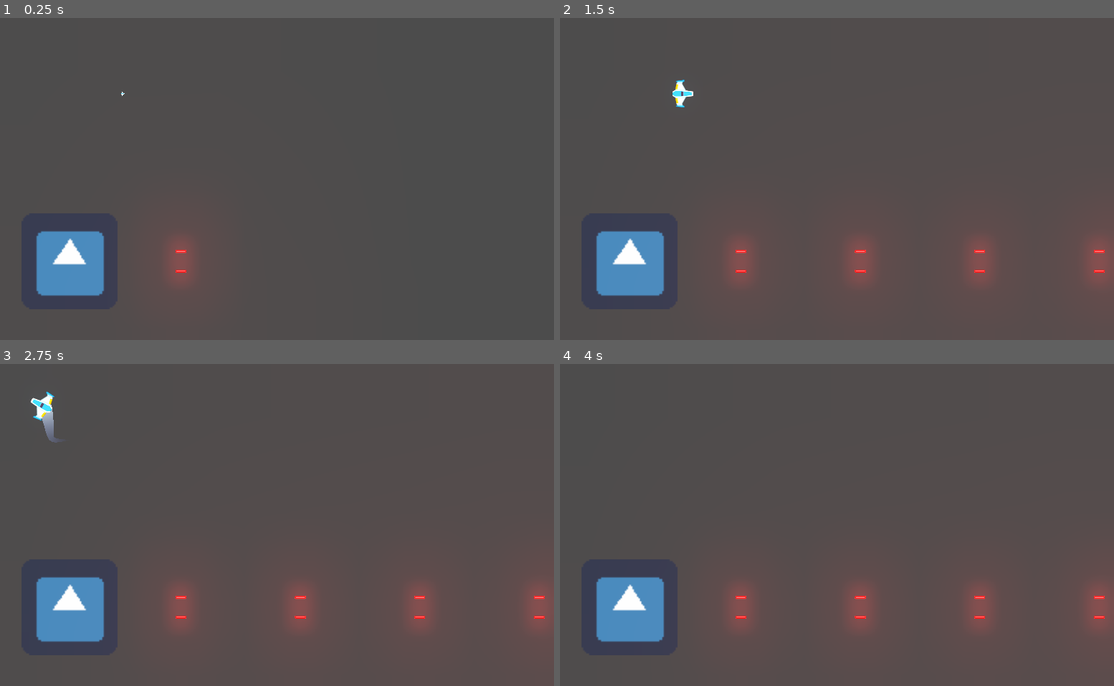
Above: before the commit, frames 1-4 (two rows, left to right).
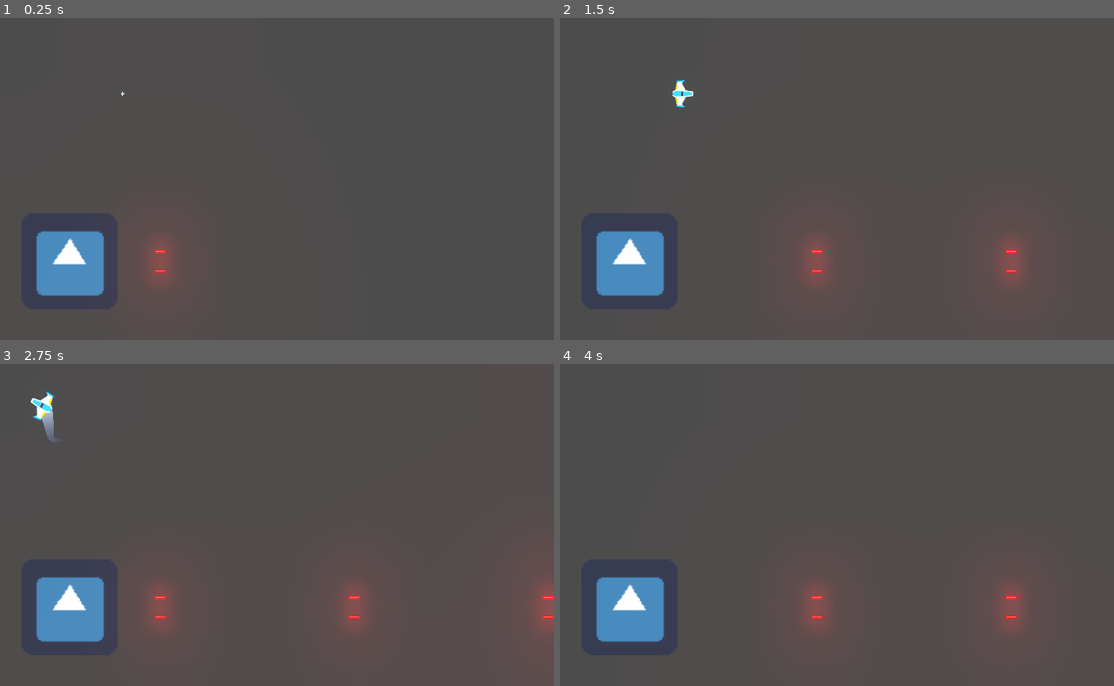
Above: after the commit, the same moments.

Repository: Heldful/Meteoritos-Juego
Game: Godot game, scene res://Juego/Niveles/NivelTest.tscn
The game is run twice, just before and just after one commit, with the same random seed, the same clock (stepped at 60 frames per second) and the same inputs. The engine's default icon, where the game draws it, is replaced by a stand-in: a white triangle on a blue panel in a dark square.
Inputs (mouse positions are in pixels of both pictures, inside the frame that each line leads up to):
- Up to frame 1 (0.25 s): no input
- Up to frame 2 (1.5 s): move the mouse to (953, 162) at 0.52 s; hold W (mover_adelante) 0.53-1.28 s; hold Ctrl (disparoPrincipal) 0.53-1.28 s; move the mouse to (715, 195) at 1.27 s; hold S (mover_atras) from 1.28 s (still down); click (715, 195) at 1.35 s
- Up to frame 3 (2.75 s): move the mouse to (326, 454) at 2.02 s; release S (mover_atras) at 2.03 s; hold W (mover_adelante) from 2.03 s (still down); hold A (girar_antihorario) from 2.03 s (still down)
- Up to frame 4 (4 s): move the mouse to (798, 589) at 2.77 s; release A (girar_antihorario) at 2.78 s; tap D (girar_horario) at 2.85 s; move the mouse to (997, 573) at 3.52 s; release W (mover_adelante) at 3.53 s; hold S (mover_atras) from 3.53 s (still down); hold Ctrl (disparoPrincipal) from 3.53 s (still down)

The runs differ from the first frame. In frame 1, 0.6% of the frame differs, in the area x 27-35%, y 69-82%; in frame 2, 3.6%, in the area x 29-100%, y 67-85%; in frame 3, 2.4%; in frame 4, 3.6%.

Commit message:
Agregado escudo

Diff:
--- a/Juego/Enemigos/EnemigoDummy.tscn
+++ b/Juego/Enemigos/EnemigoDummy.tscn
@@ -27,6 +27,8 @@
 
 [node name="Canion" parent="." instance=ExtResource( 4 )]
 proyectil = ExtResource( 5 )
+cadenciaDisparo = 0.5
+velocidadProyectil = 1300
 
 [node name="PuntoIzquierdo" parent="Canion" index="0"]
 position = Vector2( 0, -33 )
--- /dev/null
+++ b/Juego/Ships/Player/Escudo/Escudo.gd
@@ -0,0 +1,45 @@
+class_name Escudo
+extends Area2D
+
+
+export var energia:float = 8.0
+export var radioDesgaste:float = -1.6
+
+var estaActivado:bool = false setget ,getEstaActivado
+
+onready var colisionador: CollisionShape2D = $CollisionShape2D
+onready var animacion: AnimationPlayer = $AnimationPlayer
+
+
+func _ready() -> void:
+	set_process(false)
+	colisionador.set_deferred("disabled", true)
+
+func _process(delta: float) -> void:
+	energia += radioDesgaste * delta
+	if energia <= 0.0:
+		desactivar()
+
+func getEstaActivado() -> bool:
+	return estaActivado
+
+func activar() -> void:
+	if energia <= 0.0:
+		return
+
+	colisionador.set_deferred("disabled", false)
+	estaActivado = true
+	animacion.play("activandose")
+
+
+func desactivar() -> void:
+	colisionador.set_deferred("disabled", true)
+	estaActivado = false
+	set_process(false)
+	animacion.play_backwards("activandose")
+
+
+func _on_AnimationPlayer_animation_finished(anim_name: String) -> void:
+	if anim_name == "activandose" and estaActivado:
+		animacion.play("activado")
+		set_process((true))
--- /dev/null
+++ b/Juego/Ships/Player/Escudo/Escudo.tscn
@@ -0,0 +1,193 @@
+[gd_scene load_steps=10 format=2]
+
+[ext_resource path="res://Juego/Ships/Player/Escudo/escudo3.png" type="Texture" id=1]
+[ext_resource path="res://Juego/Ships/Player/Escudo/EscudoSFX.ogg" type="AudioStream" id=2]
+[ext_resource path="res://Juego/Ships/Player/Escudo/escudo1.png" type="Texture" id=3]
+[ext_resource path="res://Juego/Ships/Player/Escudo/escudo2.png" type="Texture" id=4]
+[ext_resource path="res://Juego/Ships/Player/Escudo/Escudo.gd" type="Script" id=5]
+
+[sub_resource type="CircleShape2D" id=1]
+
+[sub_resource type="Animation" id=2]
+resource_name = "activado"
+loop = true
+tracks/0/type = "value"
+tracks/0/path = NodePath("SpriteCompleto:visible")
+tracks/0/interp = 1
+tracks/0/loop_wrap = true
+tracks/0/imported = false
+tracks/0/enabled = true
+tracks/0/keys = {
+"times": PoolRealArray( 0 ),
+"transitions": PoolRealArray( 1 ),
+"update": 1,
+"values": [ true ]
+}
+tracks/1/type = "value"
+tracks/1/path = NodePath("SpriteCompleto:scale")
+tracks/1/interp = 1
+tracks/1/loop_wrap = true
+tracks/1/imported = false
+tracks/1/enabled = true
+tracks/1/keys = {
+"times": PoolRealArray( 0.3, 0.9 ),
+"transitions": PoolRealArray( 1, 1 ),
+"update": 0,
+"values": [ Vector2( 0.9, 0.9 ), Vector2( 1, 1 ) ]
+}
+tracks/2/type = "audio"
+tracks/2/path = NodePath("AudioStreamPlayer")
+tracks/2/interp = 1
+tracks/2/loop_wrap = true
+tracks/2/imported = false
+tracks/2/enabled = true
+tracks/2/keys = {
+"clips": [ {
+"end_offset": 0.326128,
+"start_offset": 0.0,
+"stream": ExtResource( 2 )
+} ],
+"times": PoolRealArray( 0.3 )
+}
+
+[sub_resource type="Animation" id=3]
+resource_name = "activandose"
+length = 0.5
+step = 0.05
+tracks/0/type = "value"
+tracks/0/path = NodePath("SpriteAbriendo1:scale")
+tracks/0/interp = 1
+tracks/0/loop_wrap = true
+tracks/0/imported = false
+tracks/0/enabled = true
+tracks/0/keys = {
+"times": PoolRealArray( 0, 0.5 ),
+"transitions": PoolRealArray( 1, 1 ),
+"update": 0,
+"values": [ Vector2( 0.1, 0.1 ), Vector2( 1, 1 ) ]
+}
+tracks/1/type = "value"
+tracks/1/path = NodePath("SpriteAbriendo1:visible")
+tracks/1/interp = 1
+tracks/1/loop_wrap = true
+tracks/1/imported = false
+tracks/1/enabled = true
+tracks/1/keys = {
+"times": PoolRealArray( 0, 0.3 ),
+"transitions": PoolRealArray( 1, 1 ),
+"update": 1,
+"values": [ true, false ]
+}
+tracks/2/type = "value"
+tracks/2/path = NodePath("SpriteAbriendo2:scale")
+tracks/2/interp = 1
+tracks/2/loop_wrap = true
+tracks/2/imported = false
+tracks/2/enabled = true
+tracks/2/keys = {
+"times": PoolRealArray( 0, 0.001, 0.5 ),
+"transitions": PoolRealArray( 1, 1, 1 ),
+"update": 0,
+"values": [ Vector2( 0.5, 0.5 ), Vector2( 0.1, 0.1 ), Vector2( 1, 1 ) ]
+}
+tracks/3/type = "value"
+tracks/3/path = NodePath("SpriteAbriendo2:visible")
+tracks/3/interp = 1
+tracks/3/loop_wrap = true
+tracks/3/imported = false
+tracks/3/enabled = true
+tracks/3/keys = {
+"times": PoolRealArray( 0, 0.3, 0.5 ),
+"transitions": PoolRealArray( 1, 1, 1 ),
+"update": 1,
+"values": [ false, true, false ]
+}
+tracks/4/type = "value"
+tracks/4/path = NodePath("SpriteCompleto:scale")
+tracks/4/interp = 1
+tracks/4/loop_wrap = true
+tracks/4/imported = false
+tracks/4/enabled = true
+tracks/4/keys = {
+"times": PoolRealArray( 0, 0.5 ),
+"transitions": PoolRealArray( 1, 1 ),
+"update": 0,
+"values": [ Vector2( 0.1, 0.1 ), Vector2( 1, 1 ) ]
+}
+tracks/5/type = "value"
+tracks/5/path = NodePath("SpriteCompleto:visible")
+tracks/5/interp = 1
+tracks/5/loop_wrap = true
+tracks/5/imported = false
+tracks/5/enabled = true
+tracks/5/keys = {
+"times": PoolRealArray( 0, 0.5 ),
+"transitions": PoolRealArray( 1, 1 ),
+"update": 1,
+"values": [ false, true ]
+}
+
+[sub_resource type="Animation" id=4]
+resource_name = "default"
+tracks/0/type = "value"
+tracks/0/path = NodePath("SpriteCompleto:position")
+tracks/0/interp = 1
+tracks/0/loop_wrap = true
+tracks/0/imported = false
+tracks/0/enabled = false
+tracks/0/keys = {
+"times": PoolRealArray(  ),
+"transitions": PoolRealArray(  ),
+"update": 0,
+"values": [  ]
+}
+tracks/1/type = "value"
+tracks/1/path = NodePath("SpriteCompleto:visible")
+tracks/1/interp = 1
+tracks/1/loop_wrap = true
+tracks/1/imported = false
+tracks/1/enabled = true
+tracks/1/keys = {
+"times": PoolRealArray( 0 ),
+"transitions": PoolRealArray( 1 ),
+"update": 1,
+"values": [ false ]
+}
+
+[node name="Escudo" type="Area2D"]
+collision_mask = 16
+script = ExtResource( 5 )
+
+[node name="CollisionShape2D" type="CollisionShape2D" parent="."]
+scale = Vector2( 7.28, 7.28 )
+shape = SubResource( 1 )
+disabled = true
+
+[node name="SpriteCompleto" type="Sprite" parent="."]
+visible = false
+rotation = 1.5708
+scale = Vector2( 0.933333, 0.933333 )
+texture = ExtResource( 1 )
+
+[node name="SpriteAbriendo1" type="Sprite" parent="."]
+visible = false
+position = Vector2( 10, 0 )
+rotation = 1.5708
+texture = ExtResource( 3 )
+
+[node name="SpriteAbriendo2" type="Sprite" parent="."]
+visible = false
+position = Vector2( 8, 0 )
+rotation = 1.5708
+texture = ExtResource( 4 )
+
+[node name="AnimationPlayer" type="AnimationPlayer" parent="."]
+anims/activado = SubResource( 2 )
+anims/activandose = SubResource( 3 )
+anims/default = SubResource( 4 )
+
+[node name="AudioStreamPlayer" type="AudioStreamPlayer" parent="."]
+stream = ExtResource( 2 )
+volume_db = -5.0
+bus = "SFX"
+[connection signal="animation_finished" from="AnimationPlayer" to="." method="_on_AnimationPlayer_animation_finished"]
--- a/Juego/Ships/Player/Player.gd
+++ b/Juego/Ships/Player/Player.gd
@@ -14,6 +14,7 @@
 var direccionRotacion
 
 onready var canion:Canion = $Canion
+onready var escudo:Escudo = $Escudo
 onready var laserBeam:LaserBeam = $LaserBeam2D
 onready var trail:Trail = $TrailPuntoInicio/Trail2D
 onready var motorSFX:Motor = $MotorSFX
@@ -60,6 +61,10 @@
 	if (event.is_action_released("mover_adelante")
 	or event.is_action_released("mover_atras")):
 		motorSFX.sonidoOff()
+
+	if (event.is_action_pressed("escudo") and
+	not escudo.getEstaActivado()):
+		escudo.activar()
 
 func _integrate_forces(state: Physics2DDirectBodyState) -> void:
 	if empuje != null:
--- a/Juego/Ships/Player/Player.tscn
+++ b/Juego/Ships/Player/Player.tscn
@@ -8,6 +8,7 @@
 [ext_resource path="res://Juego/Ships/Player/Trail/Trail2D.tscn" type="PackedScene" id=6]
 [ext_resource path="res://Juego/Ships/Player/Motor/MotorSFX.tscn" type="PackedScene" id=7]
 [ext_resource path="res://Juego/Ships/Player/ImpactoSFX.ogg" type="AudioStream" id=8]
+[ext_resource path="res://Juego/Ships/Player/Escudo/Escudo.tscn" type="PackedScene" id=9]
 
 [sub_resource type="CircleShape2D" id=1]
 
@@ -82,6 +83,8 @@
 max_points = 150
 target_path = NodePath("..")
 
+[node name="Escudo" parent="." instance=ExtResource( 9 )]
+
 [node name="MotorSFX" parent="." instance=ExtResource( 7 )]
 
 [node name="InpactoSFX" type="AudioStreamPlayer" parent="."]
--- a/project.godot
+++ b/project.godot
@@ -18,6 +18,11 @@
 "class": "Dummy",
 "language": "GDScript",
 "path": "res://Juego/Enemigos/EnemigoDummy.gd"
+}, {
+"base": "Area2D",
+"class": "Escudo",
+"language": "GDScript",
+"path": "res://Juego/Ships/Player/Escudo/Escudo.gd"
 }, {
 "base": "RayCast2D",
 "class": "LaserBeam",
@@ -52,6 +57,7 @@
 _global_script_class_icons={
 "Canion": "",
 "Dummy": "",
+"Escudo": "",
 "LaserBeam": "",
 "Motor": "",
 "Nivel": "",
@@ -118,6 +124,11 @@
 "events": [ Object(InputEventMouseButton,"resource_local_to_scene":false,"resource_name":"","device":0,"alt":false,"shi …(212 unchanged characters)…
  ]
 }
+escudo={
+"deadzone": 0.5,
+"events": [ Object(InputEventMouseButton,"resource_local_to_scene":false,"resource_name":"","device":0,"alt":false,"shift":false,"control":false,"meta":false,"command":false,"button_mask":0,"position":Vector2( 0, 0 ),"global_position":Vector2( 0, 0 ),"factor":1.0,"button_index":3,"pressed":false,"doubleclick":false,"script":null)
+ ]
+}
 
 [layer_names]
 
Not shown, added: Juego/Ships/Player/Escudo/EscudoSFX.ogg.import
Binary file added: Juego/Ships/Player/Escudo/escudo1.png
Not shown, added: Juego/Ships/Player/Escudo/escudo1.png.import
Binary file added: Juego/Ships/Player/Escudo/escudo2.png
Not shown, added: Juego/Ships/Player/Escudo/escudo2.png.import
Binary file added: Juego/Ships/Player/Escudo/escudo3.png
Not shown, added: Juego/Ships/Player/Escudo/escudo3.png.import
Not shown: 1 places in Juego/Ships/Player/Player.tscn that only renumber resources
Not shown, added: Juego/Ships/Player/Escudo/EscudoSFX.ogg
